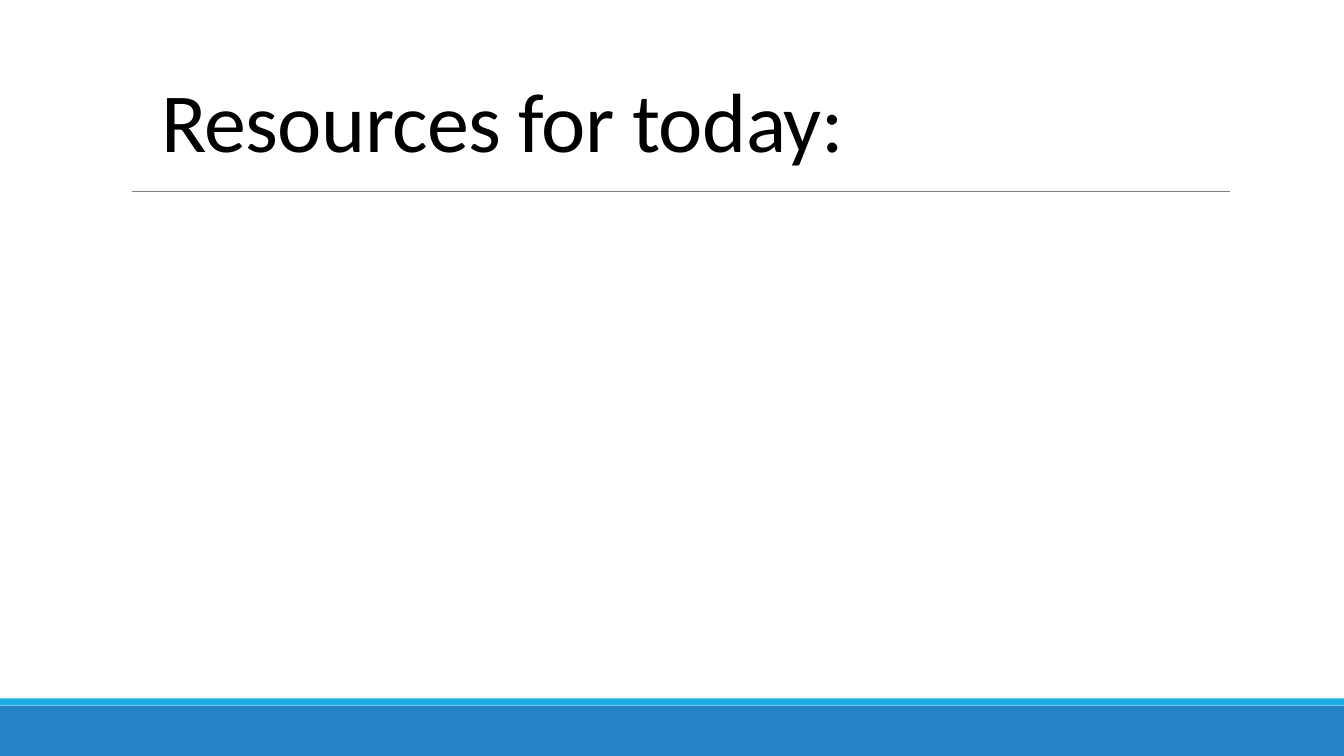
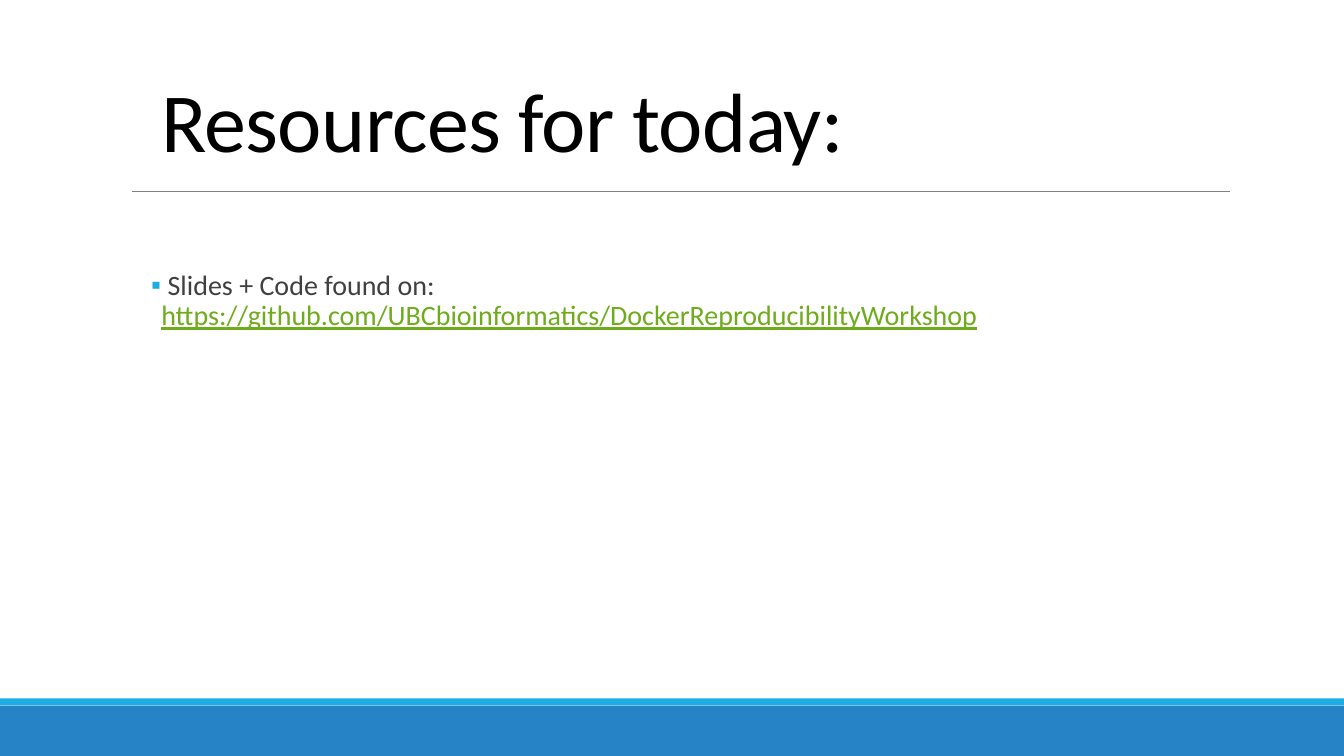
Before and after one commit to UBCbioinformatics/DockerReproducibilityWorkshop, a slide deck: slide 2 of DockerReproducibility.pptx. Drawn at 1344x756 pixels with LibreOffice and Linux fonts; fonts in the diff are those of the drawing. Boxes give left, top, right and bottom in pixels: in the first picture for what was removed or moved away, otherwise in the second. Text is boxed around its words. In the diff, an @@ line names an element or a change of style, - is before the commit and + after.

Commit message:
updated readmes, makefiles, ppt

```diff
--- a/DockerReproducibility.pptx
+++ b/DockerReproducibility.pptx
@@ text added at [161,275,977,330], 20 pt, text #6EAC1C, underline @@
+▪ Slides + Code found on: https://github.com/UBCbioinformatics/DockerReproducibilityWorkshop
```
Also in this commit, not shown: 4 other files.
